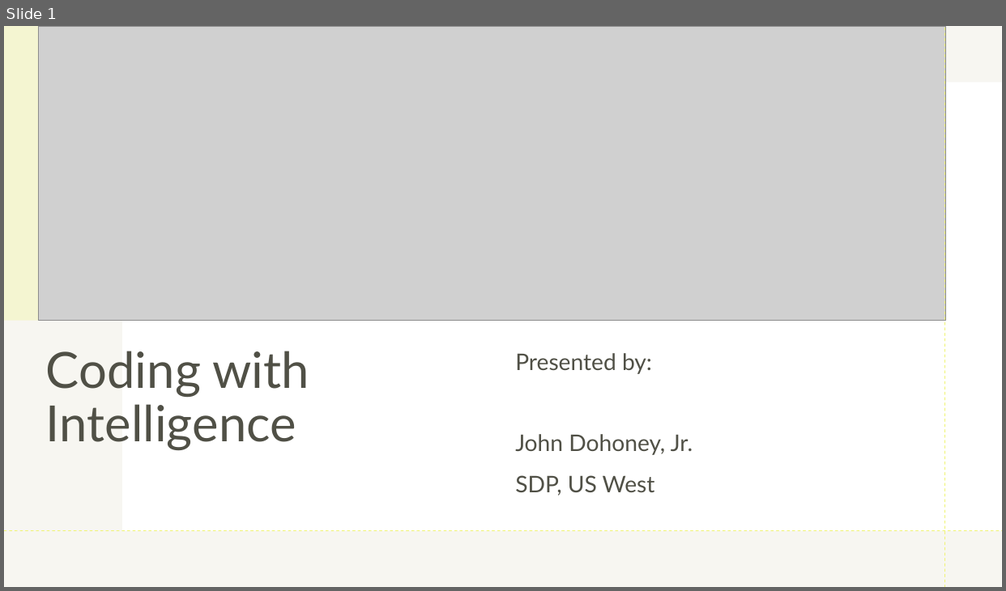
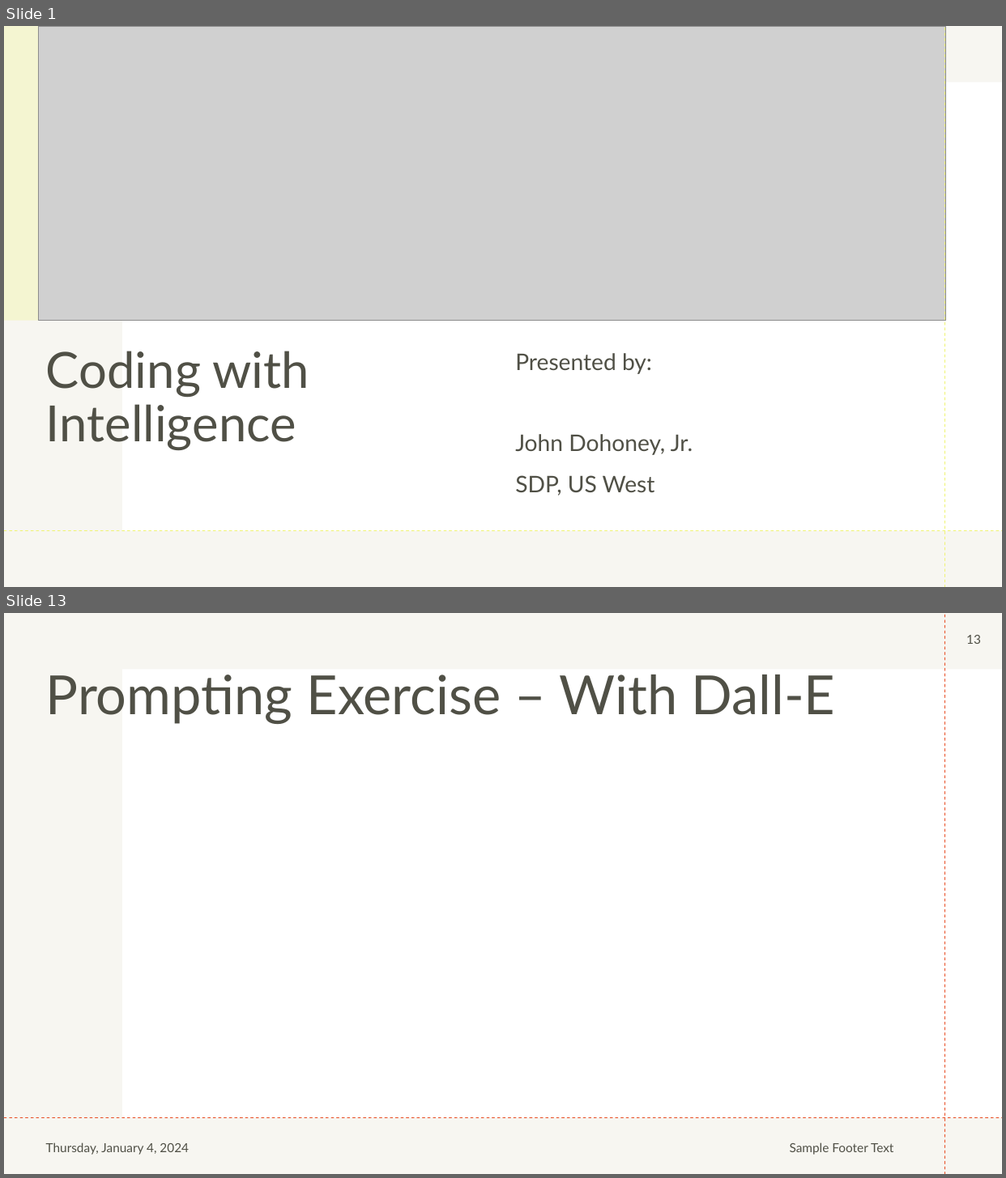
Before and after one commit to johndohoneyjr/CoPilot-Lab-Files, a slide deck: symphony - CoPilot.pptx. Shown one above the other, each under a label of ours: slide 1 before the commit, slides 1 and 13 after it; the slides between them are not shown. The pictures are 1006x591 and 1006x1178 pixels, drawn with LibreOffice and Linux fonts; fonts in the diff are those of the drawing; grey boxes stand for pictures. Boxes give left, top, right and bottom in pixels: in the first picture for what was removed or moved away, otherwise in the second. Text is boxed around its words. In the diff, an @@ line names an element or a change of style, - is before the commit and + after.

```diff
--- a/symphony - CoPilot.pptx
+++ b/symphony - CoPilot.pptx
@@ slide 13 added at [4,613,1002,1174], background #FFFFFF; not listed: 2 template elements that a slide beside it also shows @@
@@ rectangle added at [4,613,1002,1174], fill #EEECE1 at 45% opacity @@
@@ page number added at [966,635,981,644], 12 pt, text #505046 @@
+13
@@ title added at [46,675,836,724], 52 pt, text #505046 @@
+Prompting Exercise – With Dall-E
@@ rectangle added at [122,669,1002,1118], fill #FFFFFF @@
@@ text added at [46,1143,189,1155], 12 pt, text #505046 @@
+Thursday, January 4, 2024
@@ text added at [790,1143,893,1155], 12 pt, text #505046 @@
+Sample Footer Text
```
Also in this commit, not shown: 10 slides changed, 2 other slides added, 1 other file.
